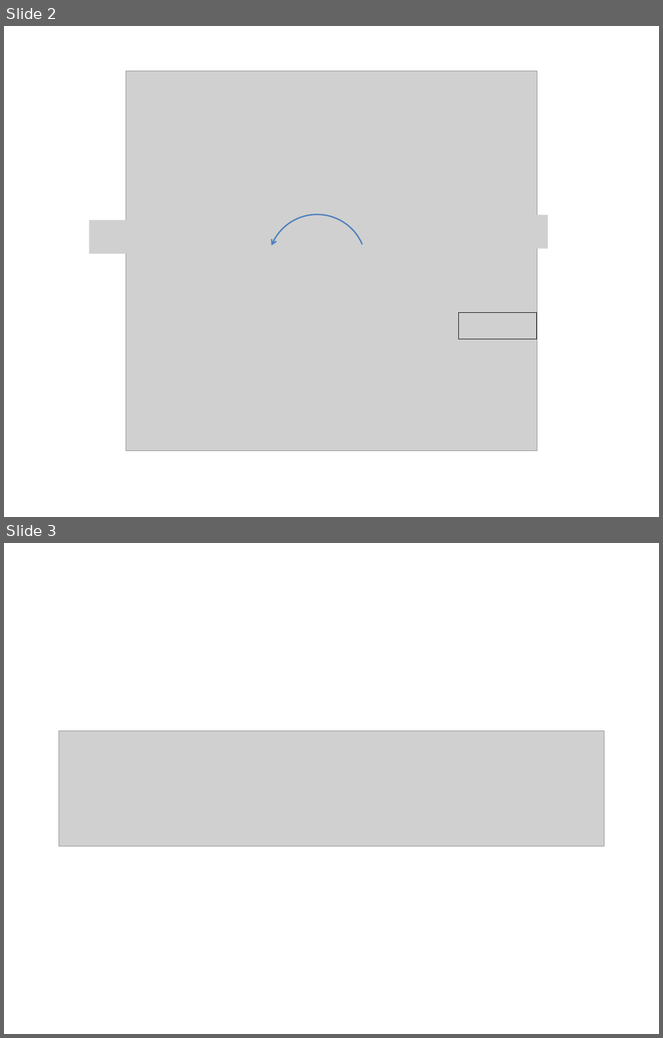
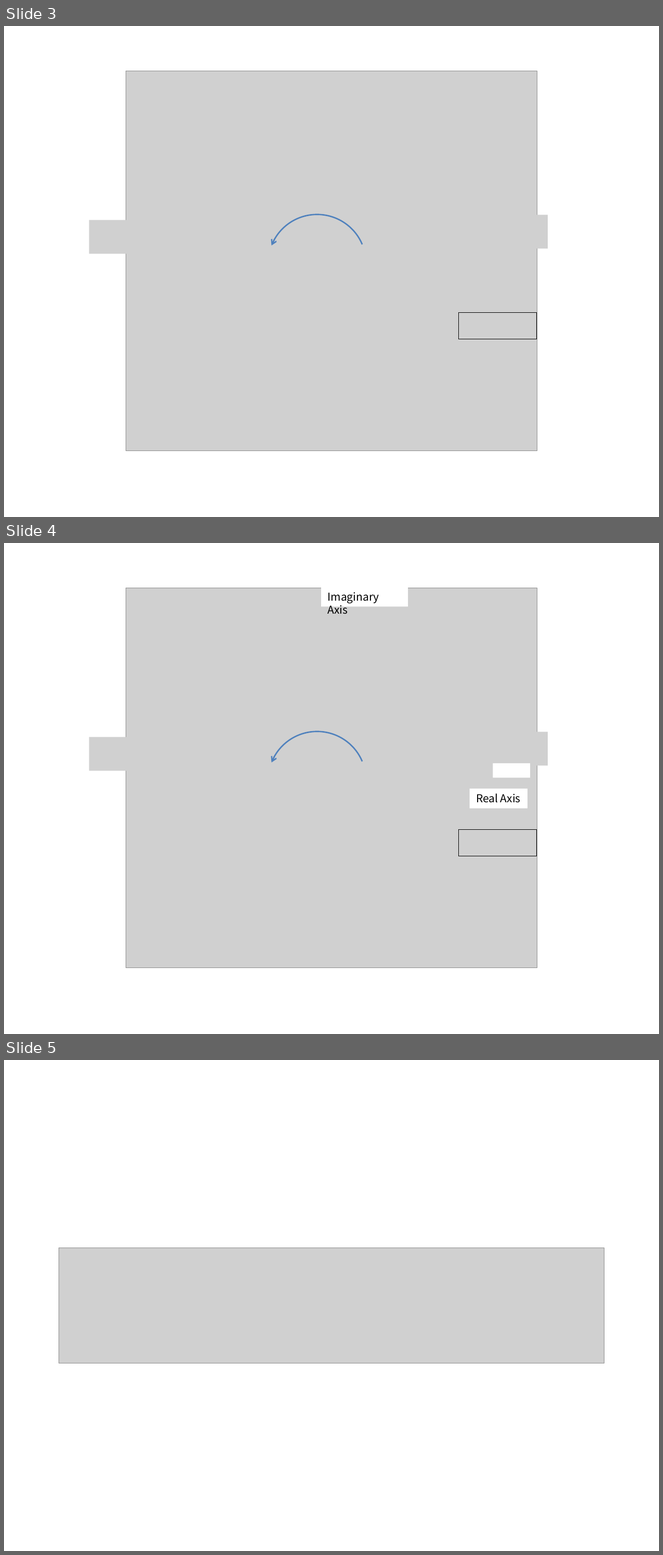
Before and after one commit to answeredbyablemind/answeredbyablemind.github.io, a slide deck: pics/2019-07-08-DTFS/pics.pptx. Shown one above the other, each under a label of ours: slides 2 and 3 before the commit, slides 3, 4 and 5 after it. The pictures are 663x1038 and 663x1555 pixels, drawn with LibreOffice and Linux fonts; fonts in the diff are those of the drawing; grey boxes stand for pictures. Boxes give left, top, right and bottom in pixels: in the first picture for what was removed or moved away, otherwise in the second. Text is boxed around its words. In the diff, an @@ line names an element or a change of style, - is before the commit and + after.

```diff
--- a/pics/2019-07-08-DTFS/pics.pptx
+++ b/pics/2019-07-08-DTFS/pics.pptx
@@ slide 4 added at bbox=[4, 543, 659, 1034], background #FFFFFF @@
@@ picture added at bbox=[126, 588, 538, 968] @@
@@ rectangle added at bbox=[321, 587, 408, 606], fill #FFFFFF, 12 pt, text #000000 @@
+Imaginary Axis
@@ picture added at bbox=[155, 639, 270, 674] @@
@@ picture added at bbox=[378, 644, 493, 679] @@
@@ picture added at bbox=[89, 737, 205, 771] @@
@@ arc (boxed as its full ellipse) added at bbox=[268, 732, 366, 830], outline #4F81BD 1.5 pt @@
@@ picture added at bbox=[432, 732, 548, 766] @@
@@ rectangle added at bbox=[493, 763, 530, 778], fill #FFFFFF @@
@@ rectangle added at bbox=[470, 788, 528, 808], fill #FFFFFF, 12 pt, text #000000 @@
+Real Axis
@@ picture added at bbox=[458, 830, 536, 856] @@
@@ picture added at bbox=[465, 834, 528, 853] @@
@@ picture added at bbox=[151, 887, 266, 921] @@
@@ picture added at bbox=[379, 887, 495, 921] @@
@@ what was slide 2 is now slide 3 @@
@@ what was slide 3 is now slide 5 @@
```
Also in this commit, not shown: 2 other slides added, 8 other files.
